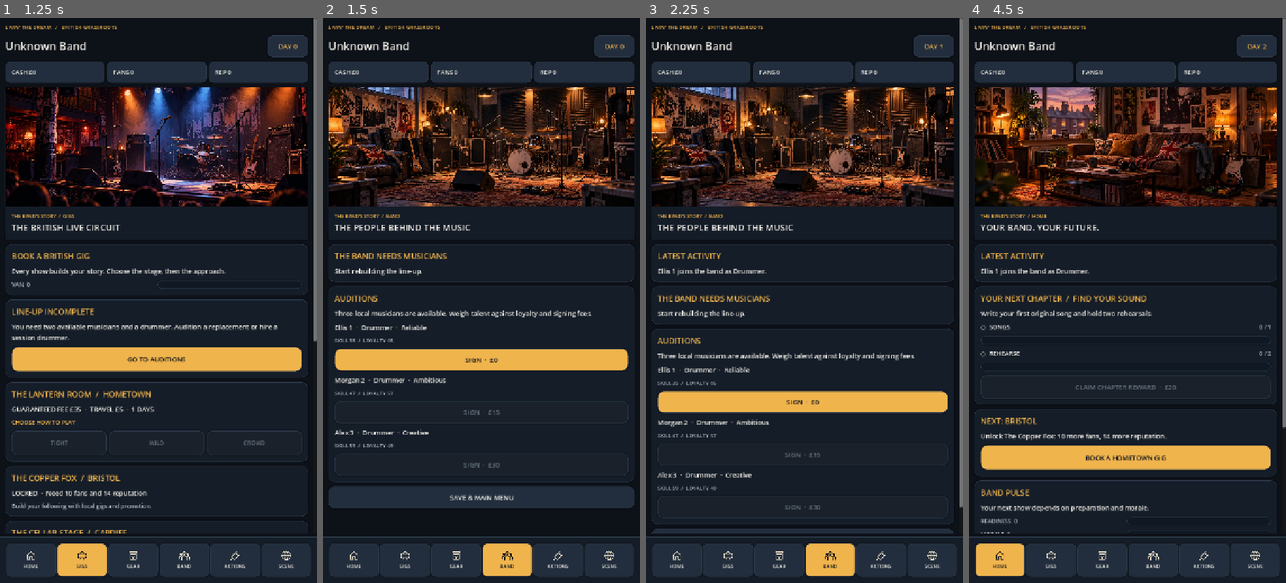
Above: before the commit, frames 1-4 (left to right).
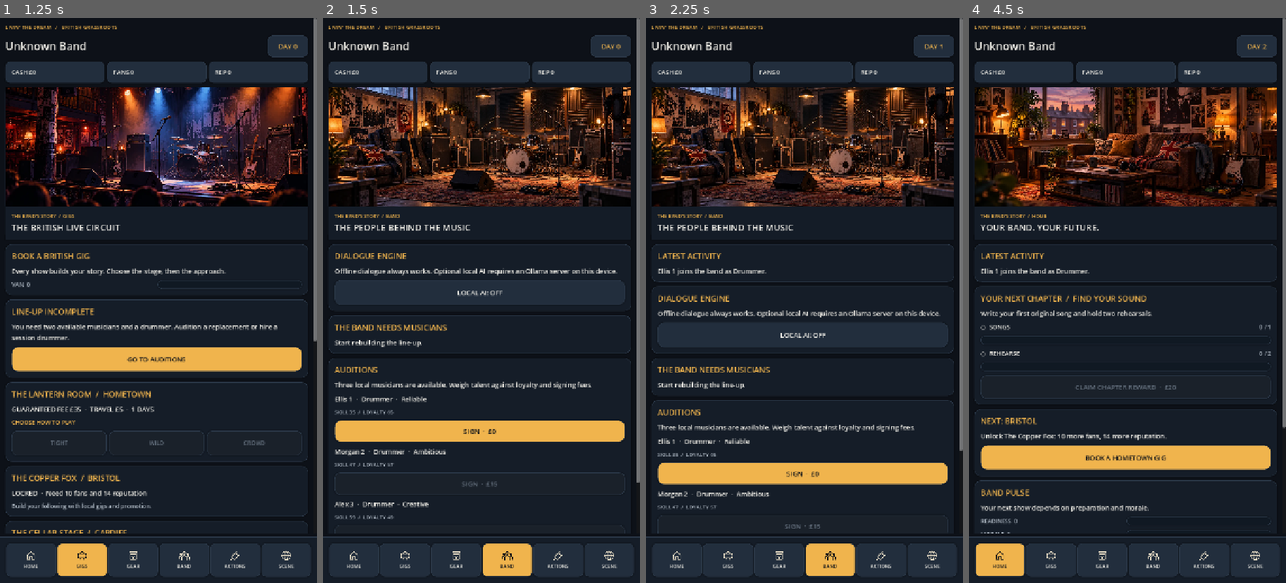
Above: after the commit, the same moments.

Repository: alimuir654-rgb/BandMaster
Game: Godot game, scene res://Scenes/CareerHub.tscn
The game is run twice, just before and just after one commit, with the same random seed, the same clock (stepped at 60 frames per second) and the same inputs. This scene is started directly instead of the project's main scene.
Inputs (mouse positions are in pixels of both pictures, inside the frame that each line leads up to):
- Up to frame 1 (1.25 s): click "BOOK A HOMETOWN GIG" at 0.5 s
- Up to frame 2 (1.5 s): click "GO TO AUDITIONS" at 1.25 s
- Up to frame 3 (2.25 s): click "SIGN · £0" at 2 s
- Up to frame 4 (4.5 s): click "SIGN · £0" at 2.75 s; click (1124, 334) at 3.5 s, where only the run after the commit has a clickable "LOCAL AI: OFF"; click (1000, 560) at 4.27 s

Frame 1 is identical in both runs. In frame 2, 21% of the frame differs, in the area x 1-100%, y 0-92%; in frame 3, 12%; in frame 4, nothing differs.
Error before the commit: Invalid access to property or key 'band' on a base object of type 'Dictionary'. (res://Scripts/career_hub.gd:599)
Error after the commit: Invalid access to property or key 'band' on a base object of type 'Dictionary'. (res://Scripts/career_hub.gd:649)

Commit message:
ai: optional Ollama localhost conversations with immediate offline fallback and safe timeout

Diff:
--- a/Scripts/career_hub.gd
+++ b/Scripts/career_hub.gd
@@ -3,6 +3,7 @@
 const UI = preload("res://Scripts/ui_theme.gd")
 const Components = preload("res://Scripts/ui_components.gd")
 const Presentation = preload("res://Scripts/career_presentation.gd")
+const LocalDialogue = preload("res://Scripts/local_dialogue_adapter.gd")
 const Actions = preload("res://Scripts/career_actions.gd")
 const Opportunities = preload("res://Scripts/career_opportunities.gd")
 const Gigs = preload("res://Scripts/uk_gig_circuit.gd")
@@ -26,6 +27,8 @@
 var tab := "HOME"
 var message := ""
 var content: VBoxContainer
+var dialogue_request: HTTPRequest
+var dialogue_busy := false
 
 func _ready() -> void:
  _load()
@@ -356,6 +359,19 @@
    buy.pressed.connect(func() -> void: _buy(key))
 
 func _band() -> void:
+ var settings := _card("DIALOGUE ENGINE","Offline dialogue always works. Optional local AI requires an Ollama server on this device.")
+ var cfg: Dictionary = _extra().get("local_dialogue",{})
+ var enabled := bool(cfg.get("enabled",false))
+ var switcher := UI.button("LOCAL AI: ON" if enabled else "LOCAL AI: OFF")
+ settings.add_child(switcher)
+ switcher.pressed.connect(func() -> void:
+  var extra: Dictionary = _extra()
+  var updated: Dictionary = extra.get("local_dialogue",{}).duplicate(true)
+  updated["enabled"] = not bool(updated.get("enabled",false))
+  extra["local_dialogue"] = updated
+  _save()
+  _render()
+ )
  _band_situations()
  _life_situations()
  var band_data: Dictionary = save_data.get("band",{})
@@ -443,14 +459,48 @@
   rest.pressed.connect(func() -> void: _member(index,"break"))
 
 func _listen(index: int) -> void:
- var response: Dictionary = Presentation.dialogue_for(_state(),index)
- if not bool(response.get("ok",false)):
-  message = str(response.get("message","No conversation available."))
- else:
-  var extra: Dictionary = _extra()
-  extra["last_band_conversation"] = response
-  message = str(response.get("speaker","Musician"))+": "+str(response.get("text",""))
-  _save()
+ var fallback: Dictionary = Presentation.dialogue_for(_state(),index)
+ if not bool(fallback.get("ok",false)):
+  message = str(fallback.get("message","No conversation available."))
+  _render()
+  return
+ _display_conversation(fallback)
+ var cfg: Dictionary = _extra().get("local_dialogue",{})
+ if not bool(cfg.get("enabled",false)) or dialogue_busy:
+  return
+ var payload: Dictionary = LocalDialogue.request_payload(_state(),index)
+ if payload.is_empty():
+  return
+ payload["model"] = str(cfg.get("model","llama3.2:3b"))
+ dialogue_busy = true
+ dialogue_request = HTTPRequest.new()
+ dialogue_request.timeout = 8.0
+ add_child(dialogue_request)
+ dialogue_request.request_completed.connect(func(result: int, status: int, _headers: PackedStringArray, body: PackedByteArray) -> void:
+  dialogue_busy = false
+  var candidate := ""
+  if result == HTTPRequest.RESULT_SUCCESS and status == 200:
+   candidate = LocalDialogue.validated_text(body.get_string_from_utf8())
+  if not candidate.is_empty():
+   var ai_reply := fallback.duplicate(true)
+   ai_reply["text"] = candidate
+   ai_reply["source"] = "local"
+   _display_conversation(ai_reply)
+  if is_instance_valid(dialogue_request):
+   dialogue_request.queue_free()
+   dialogue_request = null
+ )
+ var error := dialogue_request.request("http://127.0.0.1:11434/api/chat",["Content-Type: application/json"],HTTPClient.METHOD_POST,JSON.stringify(payload))
+ if error != OK:
+  dialogue_busy = false
+  dialogue_request.queue_free()
+  dialogue_request = null
+
+func _display_conversation(response: Dictionary) -> void:
+ var extra: Dictionary = _extra()
+ extra["last_band_conversation"] = response
+ message = str(response.get("speaker","Musician"))+": "+str(response.get("text",""))
+ _save()
  _render()
 
 func _life_situations() -> void:
